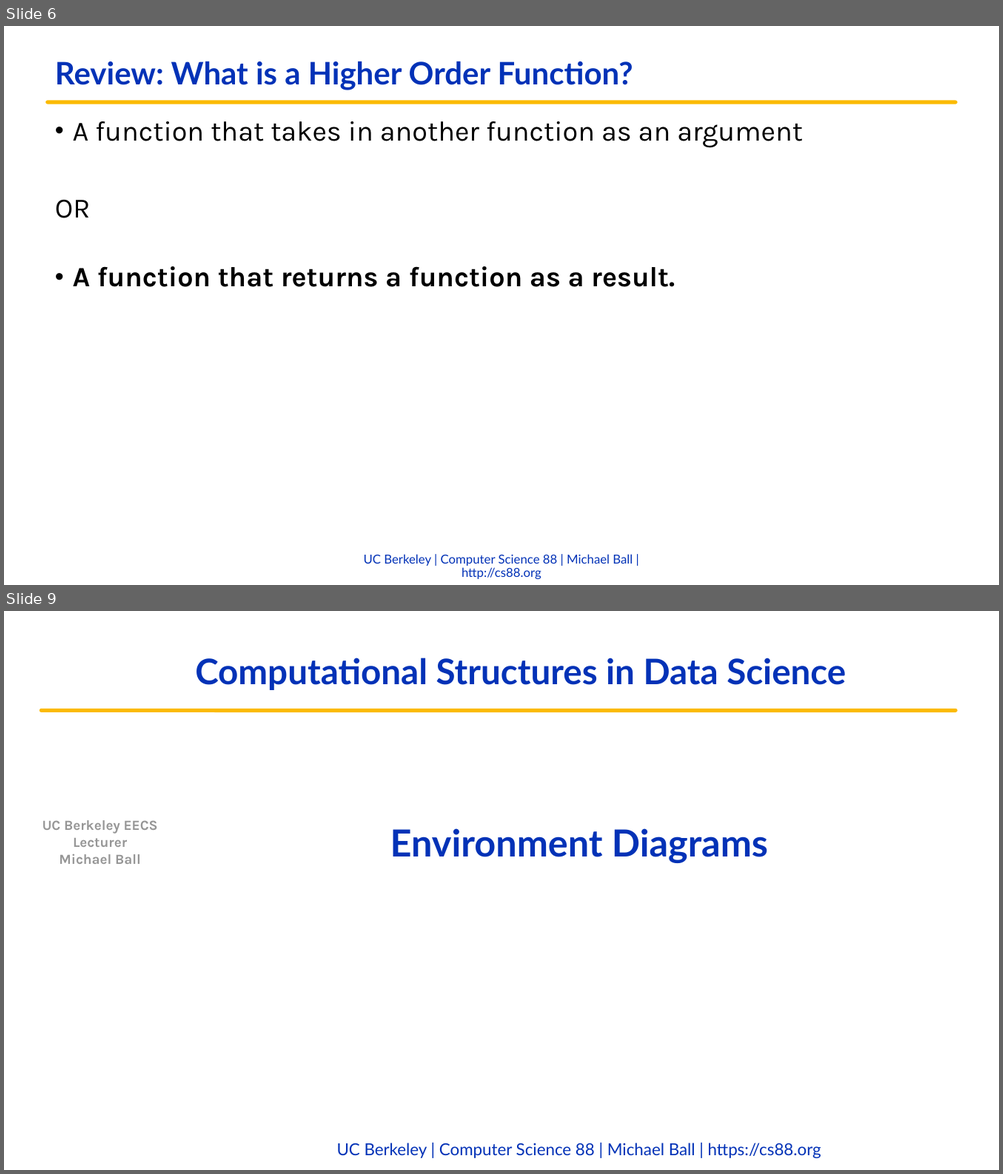
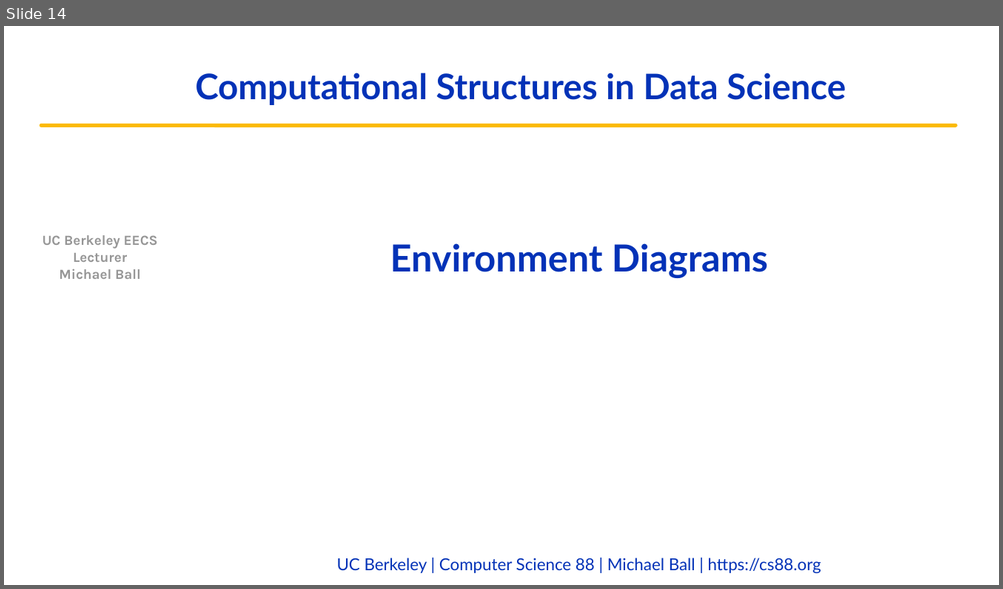
Before and after one commit to cs88-website/fa22, a slide deck: assets/slides/fa22/07-HOFs_Environments.pptx. Shown one above the other, each under a label of ours: slides 6 and 9 before the commit, slide 14 after it; the slides between them are not shown. The pictures are 1003x1174 and 1003x589 pixels, drawn with LibreOffice and Linux fonts; fonts in the diff are those of the drawing; background and template pictures are left out. Boxes give left, top, right and bottom in pixels: in the first picture for what was removed or moved away, otherwise in the second. Text is boxed around its words. In the diff, an @@ line names an element or a change of style, - is before the commit and + after.

```diff
--- a/assets/slides/fa22/07-HOFs_Environments.pptx
+++ b/assets/slides/fa22/07-HOFs_Environments.pptx
@@ slide 6 removed at bbox=[4, 26, 999, 585], background #FFFFFF @@
@@ title removed at bbox=[55, 61, 633, 90] @@
-Review: What is a Higher Order Function?
@@ freeform shape removed at bbox=[47, 102, 956, 102] @@
@@ text removed at bbox=[55, 121, 802, 287] @@
-• A function that takes in another function as an argument
-OR
-• A function that returns a function as a result.
@@ text removed at bbox=[364, 554, 632, 580] @@
-UC Berkeley | Computer Science 88 | Michael Ball | http://cs88.org
@@ what was slide 9 is now slide 14 @@
```
Also in this commit, not shown: 4 slides changed, 10 slides added, 4 other slides removed, 5 other files.
